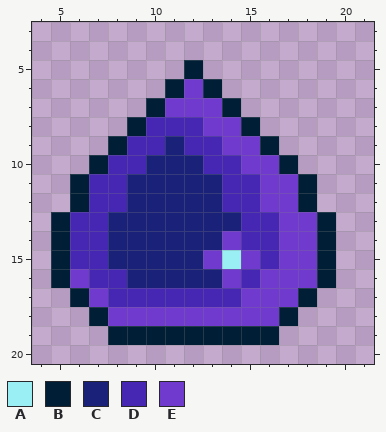
Edited in one commit: pixel-art sprite (resources/images/custom/goalE.png). The first picture shows the starting point.
The file is 24x24 pixels. Shown: x 4..21, y 3..20.
Palette (. is transparent): A #99eff3  B #001f37  C #192179  D #4527b3  E #713ace
Pixels before, first column x 5:
 5 .......B.......
 6 ......BEB......
 7 .....BEEEB.....
 8 ....BDDDEEB....
 9 ...BDDCDDEEB...
10 ..BDDCCCDDEEB..
11 .BDDCCCCCDDEEB.
12 .BDDCCCCCDDEEB.
13 BDDCCCCCCCDDEEB
14 BDDCCCCCCEDDEEB
15 BDDCCCCCEAEDEEB
16 BEDDCCCCCEDEEEB
17 .BEDDDDDDDEEEB.
18 ..BEEEEEEEEEB..
19 ...BBBBBBBBB...
The result:
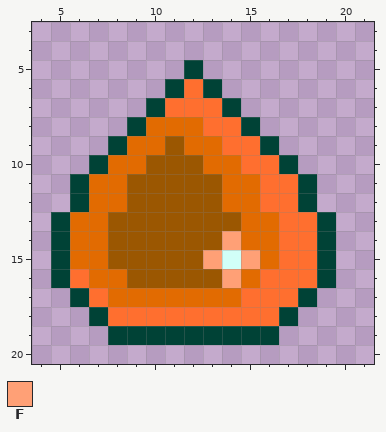
Colours new in this view: F #ffa076
Message: updates goal images for hopefully the last time lol
Diff:
colour A: #99eff3 -> #d1fff8
colour B: #001f37 -> #004236
colour C: #192179 -> #9b5701
colour D: #4527b3 -> #e26b01
colour E: #713ace -> #ff6f2f
Changed rows in their new state; - is a pixel that keeps its letter.
first column x 13:
14 -F-
15 F-F
16 -F-
Boxes around the changes in both pictures, in picture pixels (x1, y1, x2, y2):
changed: (51, 60, 336, 345)
